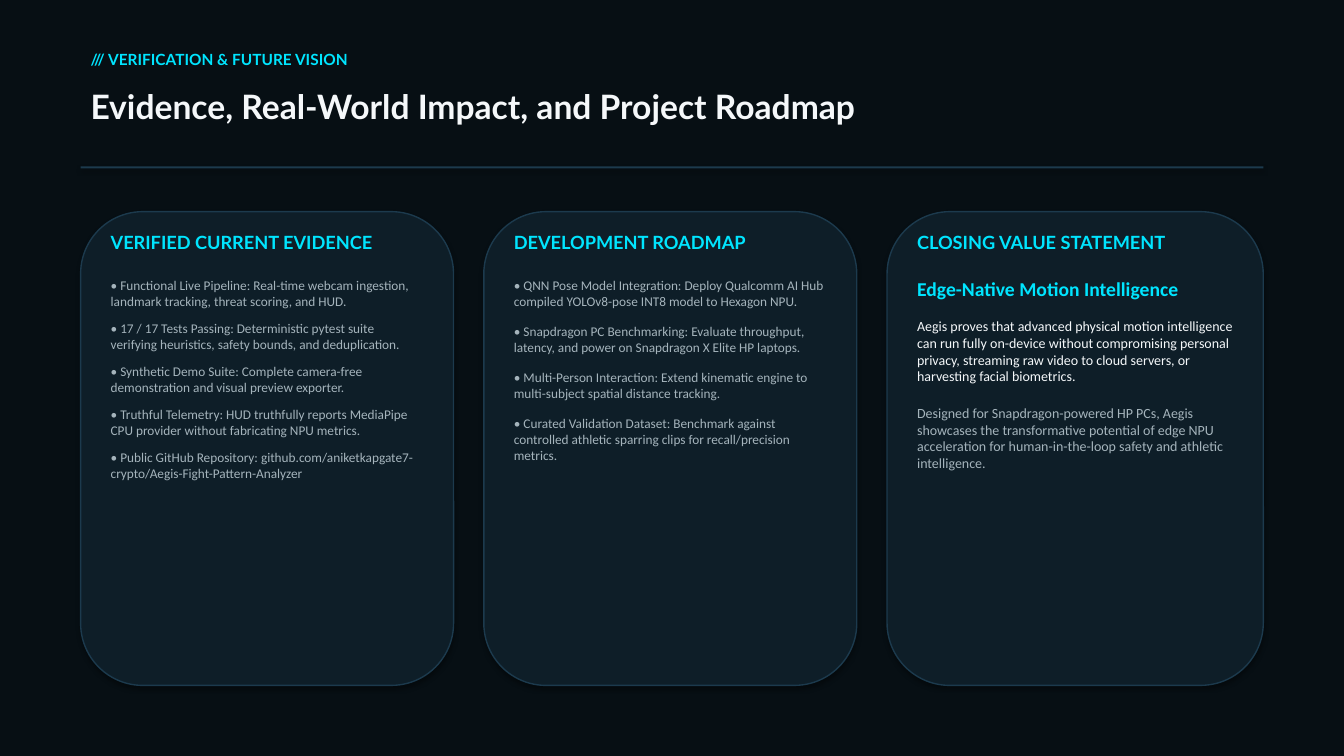
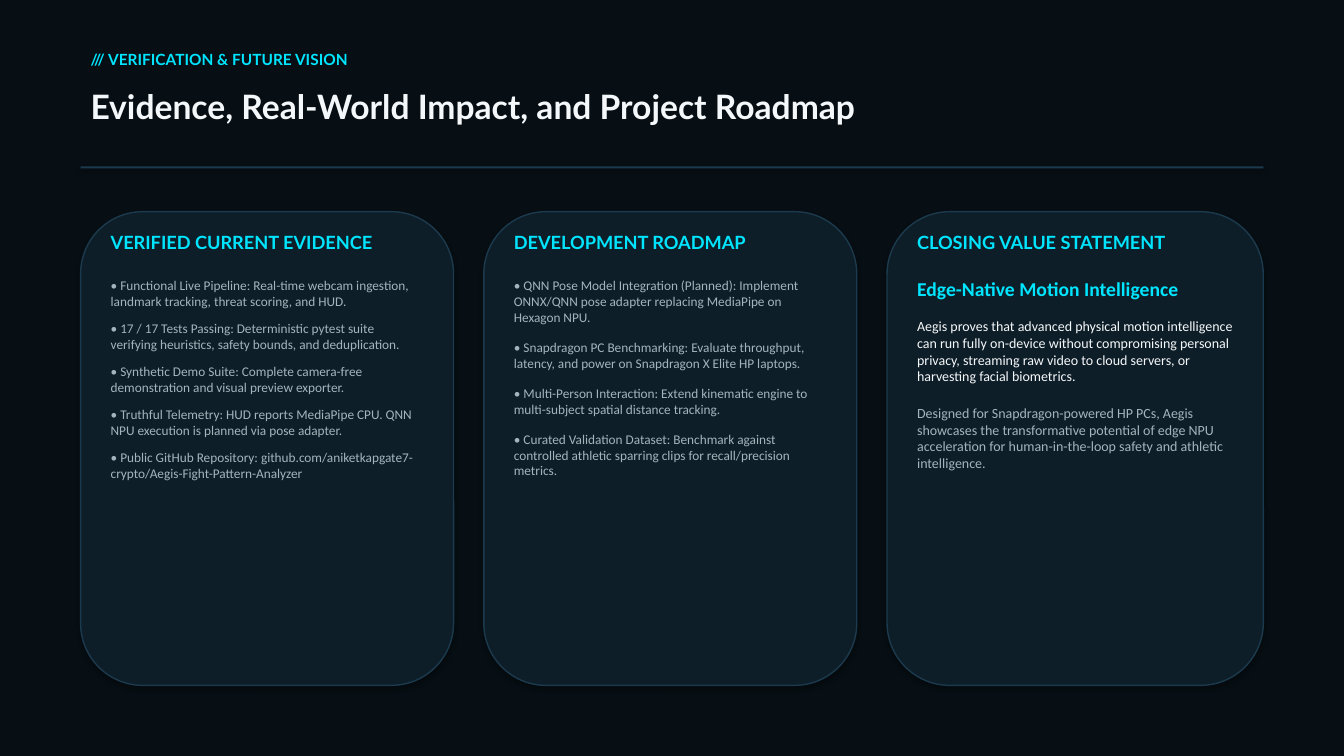
Before and after one commit to aniketkapgate7-crypto/Aegis-Fight-Pattern-Analyzer, a slide deck: slide 7 of submission/Aegis_Pitch_Deck.pptx. Drawn at 1344x756 pixels with LibreOffice and Linux fonts; fonts in the diff are those of the drawing. Boxes give left, top, right and bottom in pixels: in the first picture for what was removed or moved away, otherwise in the second. Text is boxed around its words. In the diff, an @@ line names an element or a change of style, - is before the commit and + after.

```diff
--- a/submission/Aegis_Pitch_Deck.pptx
+++ b/submission/Aegis_Pitch_Deck.pptx
@@ text at box(514, 280, 798, 324): text changed @@
-• QNN Pose Model Integration: Deploy Qualcomm AI Hub compiled YOLOv8-pose INT8 model to Hexagon NPU.
+• QNN Pose Model Integration (Planned): Implement ONNX/QNN pose adapter replacing MediaPipe on Hexagon NPU.
@@ text at box(111, 410, 412, 437): text changed @@
-• Truthful Telemetry: HUD truthfully reports MediaPipe CPU provider without fabricating NPU metrics.
+• Truthful Telemetry: HUD reports MediaPipe CPU. QNN NPU execution is planned via pose adapter.
```
Also in this commit, not shown: 4 other slides changed, 12 other files.
